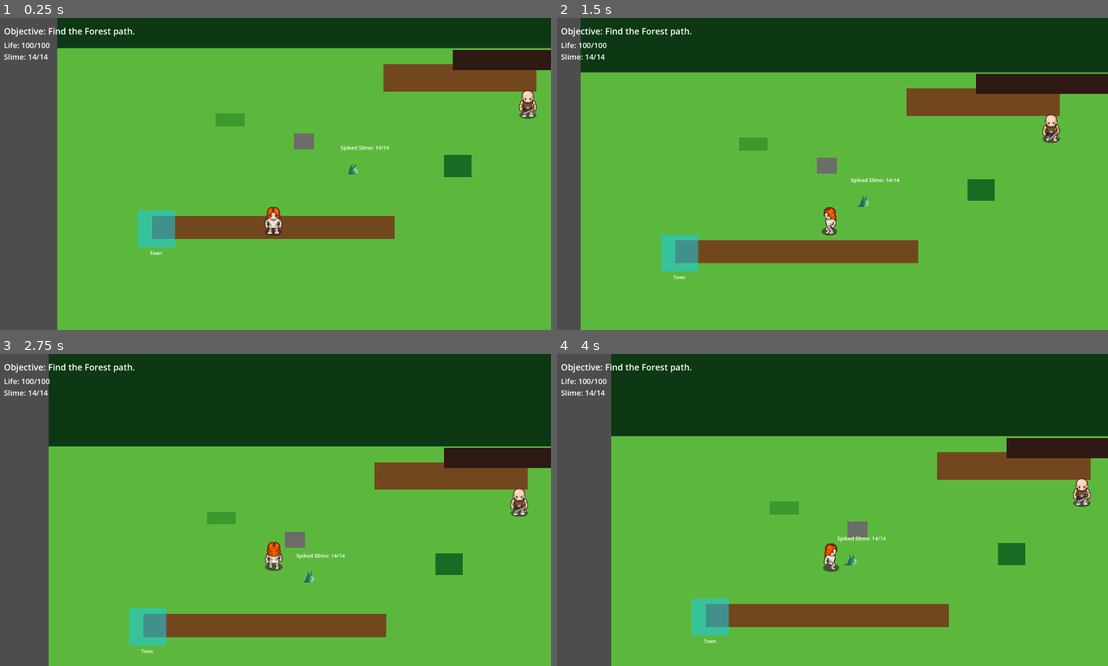
Above: before the commit, frames 1-4 (two rows, left to right).
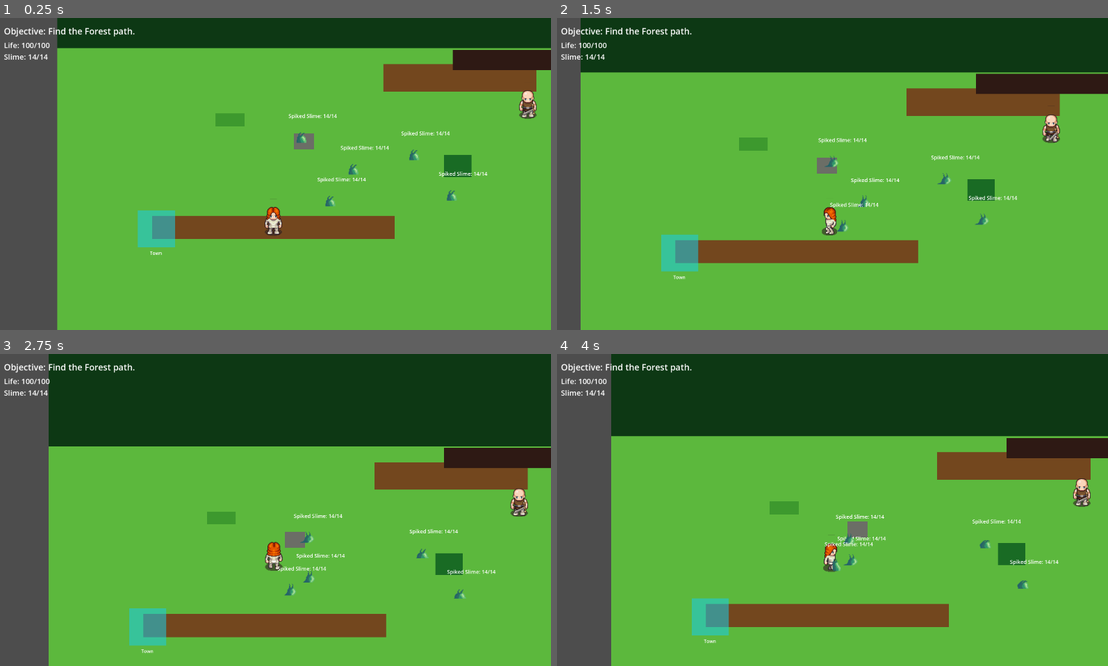
Above: after the commit, the same moments.

Repository: rajahafify/life-well-spent
Game: Godot game, scene res://scenes/field.tscn
The game is run twice, just before and just after one commit, with the same random seed, the same clock (stepped at 60 frames per second) and the same inputs. This scene is started directly instead of the project's main scene.
Inputs (mouse positions are in pixels of both pictures, inside the frame that each line leads up to):
- Up to frame 1 (0.25 s): no input
- Up to frame 2 (1.5 s): move the mouse to (909, 164) at 0.52 s; click (909, 164) at 0.67 s; move the mouse to (716, 189) at 1.27 s; click (716, 189) at 1.42 s
- Up to frame 3 (2.75 s): move the mouse to (330, 441) at 2.02 s; click (330, 441) at 2.17 s
- Up to frame 4 (4 s): move the mouse to (804, 572) at 2.77 s; click (804, 572) at 2.92 s; move the mouse to (997, 556) at 3.52 s; click (997, 556) at 3.67 s

The runs differ from the first frame. In frame 1, 0.4% of the frame differs, in the area x 52-89%, y 30-61%; in frame 2, 0.4%, in the area x 47-84%, y 38-69%; in frame 3, 0.4%; in frame 4, 0.4%.

Commit message:
polish(field): add ro-style combat feedback

Diff:
--- a/assets/asset_gallery.gd
+++ b/assets/asset_gallery.gd
@@ -4,7 +4,12 @@
 extends Control
 
 const CATALOG_SCRIPT := preload("res://scripts/models/enemy_sprite_catalog.gd")
+const LPC_BUILDER_SCRIPT := preload("res://scripts/views/lpc_sprite_frames_builder.gd")
 const VIEW_ROOT := "Center/Panel/Margin/VBox"
+const CHARACTER_SPRITES := {
+	"player": {"display_name": "Player", "texture_path": "res://assets/player.png"},
+	"forest_guard": {"display_name": "Forest Guard", "texture_path": "res://assets/npcs/forest_guard.png"},
+}
 const ENEMY_SPRITE_NODES := {
 	"slime_spiked": "GalleryScroll/GalleryGrid/SlimePreview/SlimeArea/SlimeSprite",
 	"rat": "GalleryScroll/GalleryGrid/RatPreview/RatArea/RatSprite",
@@ -39,6 +44,52 @@
 				sprite.animation = "idle"
 				sprite.play("idle")
 	catalog.free()
+	_rebuild_character_previews()
+
+
+func sprite_node_for_character(character_id: String) -> AnimatedSprite2D:
+	return get_node_or_null(VIEW_ROOT + "/GalleryScroll/GalleryGrid/%sPreview/%sArea/%sSprite" % [character_id.to_pascal_case(), character_id.to_pascal_case(), character_id.to_pascal_case()]) as AnimatedSprite2D
+
+
+func _rebuild_character_previews() -> void:
+	var grid := get_node_or_null(VIEW_ROOT + "/GalleryScroll/GalleryGrid") as GridContainer
+	if grid == null:
+		return
+	var builder = LPC_BUILDER_SCRIPT.new()
+	for character_id in ["player", "forest_guard"]:
+		var sprite := sprite_node_for_character(character_id)
+		if sprite == null:
+			sprite = _add_character_preview(grid, character_id)
+		var data: Dictionary = CHARACTER_SPRITES[character_id]
+		sprite.sprite_frames = builder.build(str(data["texture_path"]))
+		sprite.centered = true
+		sprite.scale = Vector2(2, 2)
+		if sprite.sprite_frames.has_animation("idle"):
+			sprite.animation = "idle"
+			sprite.play("idle")
+	builder.free()
+
+
+func _add_character_preview(grid: GridContainer, character_id: String) -> AnimatedSprite2D:
+	var pascal := character_id.to_pascal_case()
+	var preview := VBoxContainer.new()
+	preview.name = "%sPreview" % pascal
+	preview.custom_minimum_size = Vector2(160, 140)
+	var label := Label.new()
+	label.name = "Label"
+	label.text = str((CHARACTER_SPRITES[character_id] as Dictionary).get("display_name", character_id))
+	label.horizontal_alignment = HORIZONTAL_ALIGNMENT_CENTER
+	preview.add_child(label)
+	var area := Control.new()
+	area.name = "%sArea" % pascal
+	area.custom_minimum_size = Vector2(128, 96)
+	preview.add_child(area)
+	var sprite := AnimatedSprite2D.new()
+	sprite.name = "%sSprite" % pascal
+	sprite.position = Vector2(64, 70)
+	area.add_child(sprite)
+	grid.add_child(preview)
+	return sprite
 
 
 func sprite_node_for_enemy(enemy_id: String) -> AnimatedSprite2D:
--- a/assets/asset_view.gd
+++ b/assets/asset_view.gd
@@ -5,7 +5,22 @@
 
 const CATALOG_SCRIPT := preload("res://scripts/models/enemy_sprite_catalog.gd")
 const BUILDER_SCRIPT := preload("res://scripts/views/enemy_sprite_frames_builder.gd")
+const LPC_BUILDER_SCRIPT := preload("res://scripts/views/lpc_sprite_frames_builder.gd")
 const VIEW_ROOT := "Center/Panel/Margin/VBox"
+const CHARACTER_SPRITES := {
+	"player": {
+		"enemy_id": "player",
+		"display_name": "Player",
+		"texture_path": "res://assets/player.png",
+		"animations": {"idle": {}, "walk": {}, "slash": {}, "thrust": {}, "shoot": {}, "spellcast": {}, "hurt": {}},
+	},
+	"forest_guard": {
+		"enemy_id": "forest_guard",
+		"display_name": "Forest Guard",
+		"texture_path": "res://assets/npcs/forest_guard.png",
+		"animations": {"idle": {}, "walk": {}, "slash": {}, "thrust": {}, "shoot": {}, "spellcast": {}, "hurt": {}},
+	},
+}
 
 @export var enemy_id: String = "slime_spiked":
 	set(value):
@@ -21,6 +36,8 @@
 
 
 func load_sprite_set() -> Dictionary:
+	if CHARACTER_SPRITES.has(enemy_id):
+		return (CHARACTER_SPRITES[enemy_id] as Dictionary).duplicate(true)
 	var catalog = CATALOG_SCRIPT.new()
 	var sprite_set: Dictionary = catalog.load_enemy(enemy_id)
 	catalog.free()
@@ -88,12 +105,23 @@
 		if id == enemy_id:
 			selector.select(selector.item_count - 1)
 	catalog.free()
+	for id in ["player", "forest_guard"]:
+		var sprite_set: Dictionary = CHARACTER_SPRITES[id]
+		selector.add_item(str(sprite_set.get("display_name", id)))
+		selector.set_item_metadata(selector.item_count - 1, id)
+		if id == enemy_id:
+			selector.select(selector.item_count - 1)
 	selector.item_selected.connect(_on_enemy_selected)
 
 
 func _build_sprite_frames() -> void:
 	var sprite := _sprite_node()
 	if sprite == null:
+		return
+	if CHARACTER_SPRITES.has(enemy_id):
+		var lpc_builder = LPC_BUILDER_SCRIPT.new()
+		sprite.sprite_frames = lpc_builder.build(str(_sprite_set.get("texture_path", "")))
+		lpc_builder.free()
 		return
 	var builder = BUILDER_SCRIPT.new()
 	sprite.sprite_frames = builder.build(_sprite_set)
--- a/assets/assets_viewer.gd
+++ b/assets/assets_viewer.gd
@@ -4,6 +4,7 @@
 extends Control
 
 const ASSET_ROOT := "res://assets/enemies"
+const ASSET_ROOTS := ["res://assets/enemies", "res://assets/npcs", "res://assets/player.png"]
 const SUPPORTED_EXTENSIONS := ["png"]
 
 @export var columns: int = 4
@@ -16,7 +17,8 @@
 
 func collect_asset_paths() -> Array:
 	var paths: Array = []
-	_collect_asset_paths(ASSET_ROOT, paths)
+	for root_path in ASSET_ROOTS:
+		_collect_asset_paths(root_path, paths)
 	paths.sort()
 	return paths
 
@@ -49,14 +51,14 @@
 
 	var title := Label.new()
 	title.name = "Title"
-	title.text = "Enemy Asset Gallery"
+	title.text = "Asset Gallery"
 	title.add_theme_font_size_override("font_size", 32)
 	vbox.add_child(title)
 
 	var paths := collect_asset_paths()
 	var summary := Label.new()
 	summary.name = "Summary"
-	summary.text = "%d PNG assets under %s" % [paths.size(), ASSET_ROOT]
+	summary.text = "%d PNG assets under enemies, NPCs, and player" % paths.size()
 	summary.add_theme_font_size_override("font_size", 18)
 	vbox.add_child(summary)
 
@@ -99,6 +101,9 @@
 
 
 func _collect_asset_paths(dir_path: String, paths: Array) -> void:
+	if ResourceLoader.exists(dir_path) and dir_path.get_extension().to_lower() in SUPPORTED_EXTENSIONS:
+		paths.append(dir_path)
+		return
 	var dir := DirAccess.open(dir_path)
 	if dir == null:
 		return
--- a/scripts/controllers/field.gd
+++ b/scripts/controllers/field.gd
@@ -152,19 +152,23 @@
 		return
 	var movement := _player_movement()
 	if movement:
-		movement.stop_moving()
+		if not movement.is_attacking():
+			movement.stop_moving()
 		movement.face_target(state.position)
 	player_attack_timer += delta
 	if player_attack_timer < player_attack_interval:
 		return
 	player_attack_timer = 0.0
+	movement.play_attack("slash")
 	var result: Dictionary = _combat.player_attack_enemy(_player_combat_dict(), state.to_combat_dict())
 	state.apply_combat_dict(result["enemy_state"])
 	if bool(result.get("enemy_defeated", false)):
 		if not state.reward_granted:
 			player_xp += int(result.get("xp_reward", 0))
 			state.reward_granted = true
-		_remove_enemy(player_target_enemy_instance_id)
+		state.behavior_state = "die"
+		state.is_defeated = true
+		_update_enemy_view(state)
 		player_target_enemy_instance_id = ""
 	else:
 		_update_enemy_view(state)
@@ -190,7 +194,10 @@
 			if attack_view and attack_view.has_method("play_attack_feedback"):
 				attack_view.play_attack_feedback()
 		if state.behavior_state == "die" or bool(result.get("died", false)):
-			_remove_enemy(instance_id)
+			state.death_timer += delta
+			_update_enemy_view(state)
+			if state.death_timer >= definition.death_duration:
+				_remove_enemy(instance_id)
 		else:
 			_update_enemy_view(state)
 
@@ -220,7 +227,17 @@
 func _spawn_initial_slime() -> void:
 	if enemy_states.has("field_slime_001"):
 		return
-	spawn_enemy("slime_spiked", Vector2(900, 610), "field_slime_001", "Slime")
+	var positions := [
+		Vector2(900, 610),
+		Vector2(720, 500),
+		Vector2(1110, 560),
+		Vector2(820, 720),
+		Vector2(1240, 700),
+	]
+	for i in range(positions.size()):
+		var index := i + 1
+		var node_name := "Slime" if index == 1 else "Slime%d" % index
+		spawn_enemy("slime_spiked", positions[i], "field_slime_%03d" % index, node_name)
 
 
 func spawn_enemy(enemy_id: String, position: Vector2, instance_id: String = "", node_name: String = "Enemy") -> Node:
--- a/scripts/models/animation_controller.gd
+++ b/scripts/models/animation_controller.gd
@@ -9,14 +9,19 @@
 
 # Animation row offsets
 const WALK_BASE := 8   # walk rows 8-11
+const SLASH_BASE := 12  # slash rows 12-15
+const THRUST_BASE := 4  # thrust rows 4-7
 
 # Animation frame counts
 const IDLE_FRAME_COUNT: int = 2
 const WALK_FRAME_COUNT: int = 9
+const SLASH_FRAME_COUNT: int = 6
+const THRUST_FRAME_COUNT: int = 8
 
 # Timing (animation-local tuning, not game-balance)
 const IDLE_CYCLE_INTERVAL: float = 0.85
 const WALK_FRAME_DURATION: float = 0.1
+const ATTACK_FRAME_DURATION: float = 0.08
 const IDLE_START_FRAME: int = 1
 
 # Direction → row offset mapping
@@ -33,6 +38,8 @@
 var idle_frame: int = 0
 var idle_cycle_interval: float = IDLE_CYCLE_INTERVAL
 var walk_frame: int = 0
+var attack_style: String = "slash"
+var attack_frame: int = 0
 
 var _frame_timer: float = 0.0
 
@@ -62,6 +69,14 @@
 	_update_frame_coords()
 
 
+func start_attack(style: String = "slash") -> void:
+	attack_style = style if style in ["slash", "thrust"] else "slash"
+	state = "attacking"
+	attack_frame = 0
+	_frame_timer = 0.0
+	_update_frame_coords()
+
+
 # ── Direction ─────────────────────────────────────────────────────────
 
 func set_direction(dir: String) -> void:
@@ -79,6 +94,8 @@
 		_tick_idle(delta)
 	elif state == "walking":
 		_tick_walking(delta)
+	elif state == "attacking":
+		_tick_attacking(delta)
 
 
 func _tick_idle(delta: float) -> void:
@@ -97,11 +114,30 @@
 		_update_frame_coords()
 
 
+func _tick_attacking(delta: float) -> void:
+	_frame_timer += delta
+	while _frame_timer >= ATTACK_FRAME_DURATION and state == "attacking":
+		_frame_timer -= ATTACK_FRAME_DURATION
+		attack_frame += 1
+		if attack_frame >= _attack_frame_count():
+			state = "idle"
+			idle_frame = 0
+			_frame_timer = 0.0
+		_update_frame_coords()
+
+
+func _attack_frame_count() -> int:
+	return THRUST_FRAME_COUNT if attack_style == "thrust" else SLASH_FRAME_COUNT
+
+
 # _cycle_direction commented out
 
 func _update_frame_coords() -> void:
 	var dir_row: int = _DIRECTION_ROW.get(direction, 0)
 	if state == "walking":
 		frame_coords = Vector2i(walk_frame, WALK_BASE + dir_row)
+	elif state == "attacking":
+		var base_row := THRUST_BASE if attack_style == "thrust" else SLASH_BASE
+		frame_coords = Vector2i(attack_frame, base_row + dir_row)
 	else:
 		frame_coords = Vector2i(IDLE_START_FRAME + idle_frame, WALK_BASE + dir_row)
--- a/scripts/models/enemy_definition.gd
+++ b/scripts/models/enemy_definition.gd
@@ -44,5 +44,5 @@
 	enemy.aggro_radius = 180.0
 	enemy.attack_range = 48.0
 	enemy.attack_interval = 1.4
-	enemy.death_duration = 0.25
+	enemy.death_duration = 0.8
 	return enemy
--- a/scripts/views/character_movement.gd
+++ b/scripts/views/character_movement.gd
@@ -134,6 +134,17 @@
 	face_player(target_pos)
 
 
+func play_attack(style: String = "slash") -> void:
+	_ensure_anim()
+	_anim.start_attack(style)
+	_apply_frame()
+
+
+func is_attacking() -> bool:
+	_ensure_anim()
+	return _anim.state == "attacking"
+
+
 func stop_moving() -> void:
 	var body := get_parent() as CharacterBody2D
 	if body:
@@ -151,7 +162,8 @@
 	if snap_to_destination:
 		body.global_position = destination
 	moving = false
-	_anim.stop_walking()
+	if _anim.state != "attacking":
+		_anim.stop_walking()
 	body.velocity = Vector2.ZERO
 	_update_marker_visibility()
 
--- /dev/null
+++ b/scripts/views/lpc_sprite_frames_builder.gd
@@ -0,0 +1,62 @@
+## LPCSpriteFramesBuilder — builds preview SpriteFrames from a 13x21 Universal LPC sheet.
+class_name LPCSpriteFramesBuilder
+extends Object
+
+const FRAME_SIZE := Vector2i(64, 64)
+const DOWN_ROWS := {
+	"spellcast": 2,
+	"thrust": 6,
+	"walk": 10,
+	"slash": 14,
+	"shoot": 18,
+	"hurt": 20,
+}
+const FRAME_COUNTS := {
+	"spellcast": 7,
+	"thrust": 8,
+	"walk": 9,
+	"slash": 6,
+	"shoot": 13,
+	"hurt": 6,
+}
+
+
+func build(texture_path: String) -> SpriteFrames:
+	var frames := SpriteFrames.new()
+	if frames.has_animation("default"):
+		frames.remove_animation("default")
+	if not ResourceLoader.exists(texture_path):
+		return frames
+	var texture := load(texture_path) as Texture2D
+	if texture == null:
+		return frames
+	_add_idle(frames, texture)
+	for animation_name in ["walk", "slash", "thrust", "shoot", "spellcast", "hurt"]:
+		_add_row_animation(frames, texture, animation_name)
+	return frames
+
+
+func _add_idle(frames: SpriteFrames, texture: Texture2D) -> void:
+	frames.add_animation("idle")
+	frames.set_animation_speed("idle", 2.0)
+	frames.set_animation_loop("idle", true)
+	var row: int = DOWN_ROWS["walk"]
+	for column in [1, 2]:
+		frames.add_frame("idle", _atlas(texture, column, row))
+
+
+func _add_row_animation(frames: SpriteFrames, texture: Texture2D, animation_name: String) -> void:
+	frames.add_animation(animation_name)
+	frames.set_animation_speed(animation_name, 8.0)
+	frames.set_animation_loop(animation_name, animation_name == "walk")
+	var row: int = DOWN_ROWS[animation_name]
+	var count: int = FRAME_COUNTS[animation_name]
+	for column in range(count):
+		frames.add_frame(animation_name, _atlas(texture, column, row))
+
+
+func _atlas(texture: Texture2D, column: int, row: int) -> AtlasTexture:
+	var atlas := AtlasTexture.new()
+	atlas.atlas = texture
+	atlas.region = Rect2(column * FRAME_SIZE.x, row * FRAME_SIZE.y, FRAME_SIZE.x, FRAME_SIZE.y)
+	return atlas
--- a/tests/specs/animation_controller_test.gd
+++ b/tests/specs/animation_controller_test.gd
@@ -186,3 +186,21 @@
 	anim.stop_walking()
 	assert_eq("left", anim.direction)
 	assert_eq(Vector2i(1, 9), anim.frame_coords)
+
+
+func test_start_slash_attack_uses_lpc_slash_rows() -> void:
+	anim.set_direction("down")
+	anim.start_attack("slash")
+	assert_eq("attacking", anim.state)
+	assert_eq("slash", anim.attack_style)
+	assert_eq(Vector2i(0, 14), anim.frame_coords)
+
+
+func test_slash_attack_advances_and_returns_idle() -> void:
+	anim.set_direction("down")
+	anim.start_attack("slash")
+	anim.tick(AnimationController.ATTACK_FRAME_DURATION)
+	assert_eq(Vector2i(1, 14), anim.frame_coords)
+	anim.tick(AnimationController.ATTACK_FRAME_DURATION * 6)
+	assert_eq("idle", anim.state)
+	assert_eq(Vector2i(1, 10), anim.frame_coords)
--- a/tests/specs/asset_gallery_test.gd
+++ b/tests/specs/asset_gallery_test.gd
@@ -52,6 +52,20 @@
 	root.free()
 
 
+func test_asset_gallery_adds_character_sprite_previews() -> void:
+	var root = _instantiate_gallery()
+	if root == null:
+		return
+	for character_id in ["player", "forest_guard"]:
+		var sprite := root.sprite_node_for_character(character_id) as AnimatedSprite2D
+		assert_not_null(sprite)
+		if sprite:
+			assert_eq("idle", sprite.animation)
+			assert_true(sprite.is_playing())
+			assert_true(sprite.sprite_frames.has_animation("slash"))
+	root.free()
+
+
 func test_asset_gallery_loops_and_plays_all_idle_previews() -> void:
 	var root = _instantiate_gallery()
 	if root == null:
--- a/tests/specs/assets_viewer_test.gd
+++ b/tests/specs/assets_viewer_test.gd
@@ -28,7 +28,7 @@
 	root.free()
 
 
-func test_assets_viewer_collects_enemy_png_assets() -> void:
+func test_assets_viewer_collects_enemy_and_character_png_assets() -> void:
 	var root = _instantiate_viewer()
 	if root == null:
 		return
@@ -37,6 +37,8 @@
 	assert_in("res://assets/enemies/Bat/Bat_Fly.png", paths)
 	assert_in("res://assets/enemies/Slime/Slime_Spiked_Idle.png", paths)
 	assert_in("res://assets/enemies/Golem/Armored/Golem_Armor_Idle.png", paths)
+	assert_in("res://assets/player.png", paths)
+	assert_in("res://assets/npcs/forest_guard.png", paths)
 	root.free()
 
 
--- a/tests/specs/enemy_behavior_system_test.gd
+++ b/tests/specs/enemy_behavior_system_test.gd
@@ -49,6 +49,7 @@
 	assert_eq(180.0, slime.aggro_radius)
 	assert_eq(48.0, slime.attack_range)
 	assert_eq(1.4, slime.attack_interval)
+	assert_eq(0.8, slime.death_duration)
 
 
 func test_enemy_state_starts_idle_with_full_hp() -> void:
--- a/tests/specs/field_scene_test.gd
+++ b/tests/specs/field_scene_test.gd
@@ -64,6 +64,7 @@
 		return
 	var slime := root.get_node_or_null("Enemies/Slime")
 	assert_not_null(slime, "Field should show first Slime enemy")
+	assert_eq(5, root.get_node("Enemies").get_child_count(), "Field should start with five Slimes")
 	if slime:
 		assert_eq("slime_spiked", slime.enemy_id)
 	var life_label := root.get_node_or_null("UI/LifeLabel") as Label
@@ -110,6 +111,11 @@
 	var hit_label := slime.get_node("HitLabel") as Label
 	assert_true(hit_label.visible)
 	assert_eq("3", hit_label.text)
+	var movement = root.get_node("Player/Sprite")
+	assert_eq("attacking", movement._anim.state)
+	assert_eq("slash", movement._anim.attack_style)
+	root._physics_process(0.016)
+	assert_eq("attacking", movement._anim.state, "movement stop should not cancel visible slash animation")
 
 
 func test_player_can_stop_auto_attack_by_moving_away() -> void:
@@ -135,7 +141,7 @@
 	assert_true(slime.global_position.x > 530.0)
 
 
-func test_slime_dies_and_is_removed_when_hp_reaches_zero() -> void:
+func test_slime_dies_plays_death_before_removal() -> void:
 	if root == null:
 		return
 	var player: Node2D = root.get_node("Player") as Node2D
@@ -145,9 +151,15 @@
 	root.enemy_states["field_slime_001"].hp = 1
 	root.engage_enemy("field_slime_001")
 	root._physics_process(1.1)
+	assert_true(root.enemy_states.has("field_slime_001"))
+	assert_not_null(root.get_node_or_null("Enemies/Slime"))
+	assert_eq("die", root.enemy_states["field_slime_001"].behavior_state)
+	var sprite := slime.get_node("AnimatedSprite2D") as AnimatedSprite2D
+	assert_eq("death", sprite.animation)
+	assert_eq(5, root.player_xp)
+	root._physics_process(0.8)
 	assert_false(root.enemy_states.has("field_slime_001"))
 	assert_null(root.get_node_or_null("Enemies/Slime"))
-	assert_eq(5, root.player_xp)
 
 
 func test_field_has_forest_guard_dialog_copy() -> void:
--- a/tests/specs/slime_asset_viewer_test.gd
+++ b/tests/specs/slime_asset_viewer_test.gd
@@ -119,6 +119,25 @@
 	root.free()
 
 
+func test_asset_view_can_switch_to_player_spritesheet_and_rebuild_lpc_actions() -> void:
+	var root = _instantiate_viewer()
+	if root == null:
+		return
+	root.select_enemy("player")
+	assert_eq("player", root.enemy_id)
+	var title := root.get_node(VIEW_ROOT + "/Title") as Label
+	assert_eq("PLAYER Asset View", title.text)
+	var sprite := root.get_node(VIEW_ROOT + "/PreviewArea/AnimatedSprite2D") as AnimatedSprite2D
+	assert_eq("idle", sprite.animation)
+	assert_true(sprite.sprite_frames.has_animation("slash"))
+	assert_true(sprite.sprite_frames.has_animation("thrust"))
+	assert_true(sprite.sprite_frames.has_animation("hurt"))
+	assert_eq(6, sprite.sprite_frames.get_frame_count("slash"))
+	assert_eq(8, sprite.sprite_frames.get_frame_count("thrust"))
+	assert_eq(6, sprite.sprite_frames.get_frame_count("hurt"))
+	root.free()
+
+
 func test_asset_view_can_switch_to_rat_and_rebuild_actions() -> void:
 	var root = _instantiate_viewer()
 	if root == null:
Not shown, added: scripts/views/lpc_sprite_frames_builder.gd.uid
Not shown, changed: llm-wiki/architecture/animation-controller.md
Not shown, changed: llm-wiki/architecture/enemy-behavior-system.md
Not shown, changed: llm-wiki/assets/assets-viewer.md
Not shown, changed: llm-wiki/assets/slime-asset-view.md
Not shown, changed: llm-wiki/index.md
Not shown, changed: llm-wiki/log.md
Not shown, changed: llm-wiki/scenes/field.md
